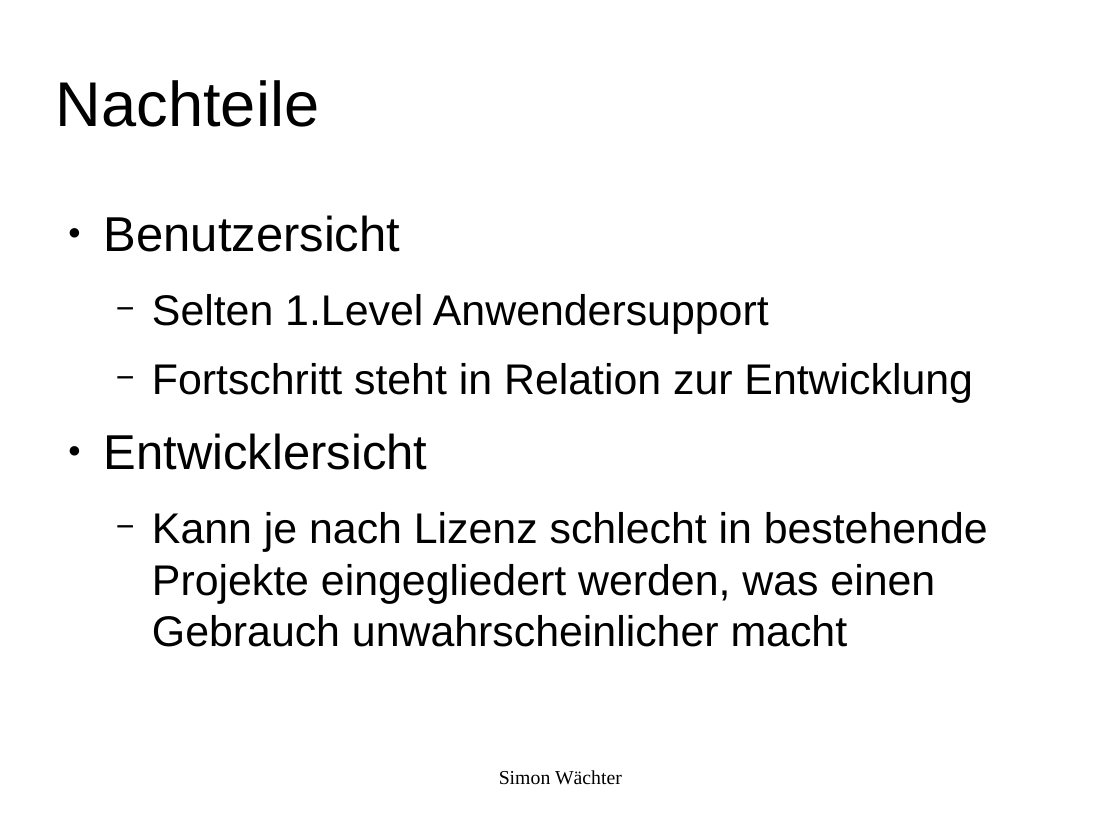
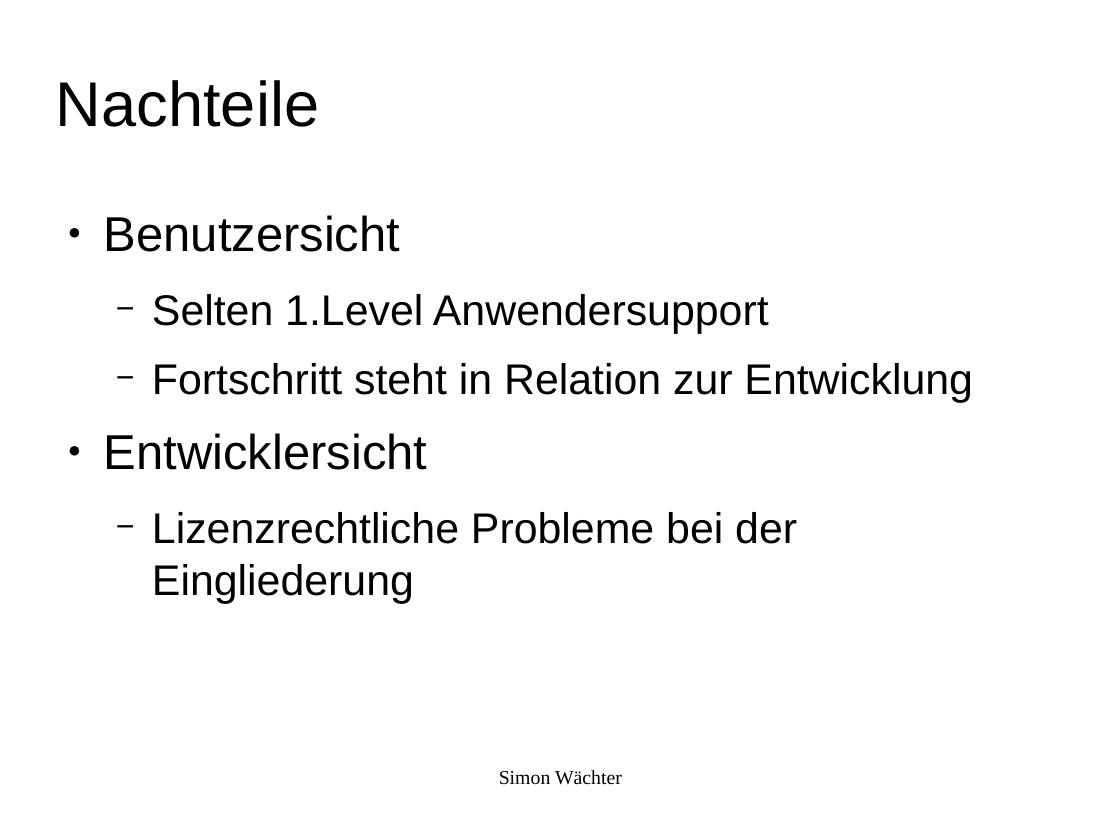
Before and after one commit to swaechter/presentations, a slide deck: slide 13 of 2014_05_10_Ubucon_2014/Freie_Software_Was_ist_das.odp. Drawn at 1120x840 pixels with LibreOffice and Linux fonts; fonts in the diff are those of the drawing; background and template pictures are left out. Boxes give left, top, right and bottom in pixels: in the first picture for what was removed or moved away, otherwise in the second. Text is boxed around its words. In the diff, an @@ line names an element or a change of style, - is before the commit and + after.

```diff
--- a/2014_05_10_Ubucon_2014/Freie_Software_Was_ist_das.odp
+++ b/2014_05_10_Ubucon_2014/Freie_Software_Was_ist_das.odp
@@ text at bbox=[152, 512, 797, 603]: text changed @@
-  − Kann je nach Lizenz schlecht in bestehende Projekte eingegliedert werden, was einen Gebrauch unwahrscheinlicher macht
+  − Lizenzrechtliche Probleme bei der Eingliederung
```
Also in this commit, not shown: 15 other slides changed, 1 slide added.
